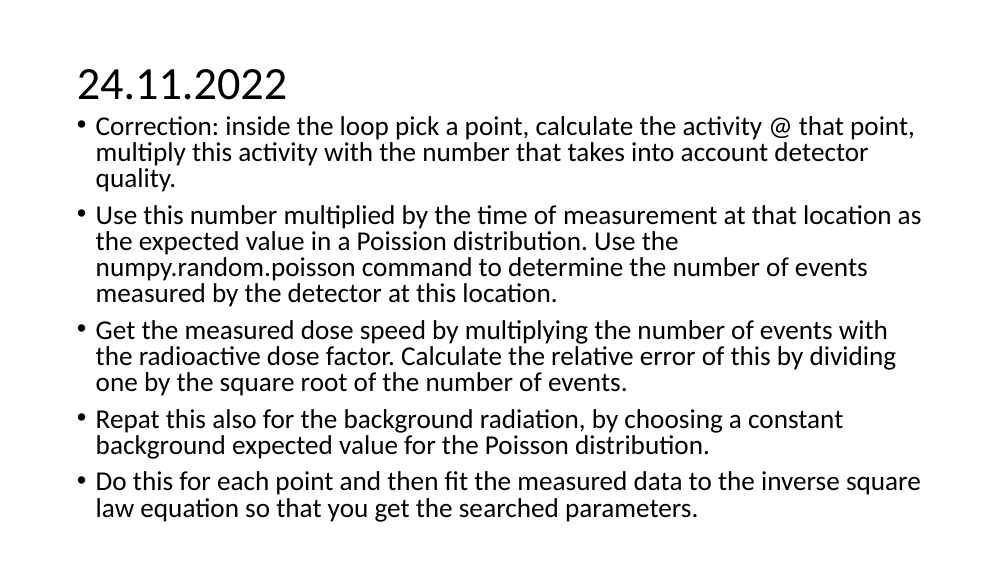
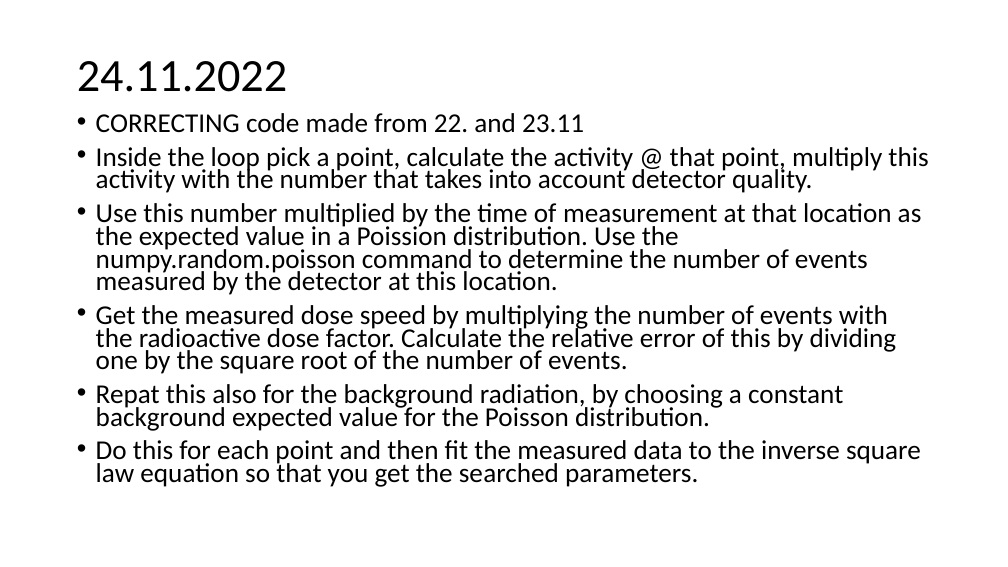
Before and after one commit to urhtrinko/DroneRadioactivity_student_job, a slide deck: slide 17 of reports/work_diary.pptx. Drawn at 1008x567 pixels with LibreOffice and Linux fonts; fonts in the diff are those of the drawing. Boxes give left, top, right and bottom in pixels: in the first picture for what was removed or moved away, otherwise in the second. Text is boxed around its words. In the diff, an @@ line names an element or a change of style, - is before the commit and + after.

```diff
--- a/reports/work_diary.pptx
+++ b/reports/work_diary.pptx
@@ title "24.11.2022": place and size @@
-title "24.11.2022" at box(77, 69, 287, 100)
+title "24.11.2022" at box(77, 61, 287, 92)
@@ text at box(96, 113, 928, 193): text changed @@
-• Correction: inside the loop pick a point, calculate the activity @ that point, multiply this activity with the number that takes into account detector quality.
+• CORRECTING code made from 22. and 23.11
+• Inside the loop pick a point, calculate the activity @ that point, multiply this activity with the number that takes into account detector quality.
@@ text at box(96, 203, 922, 487): line spacing 0.8 to 0.7 @@
```
Also in this commit, not shown: 1 other slide changed, 1 slide added.
